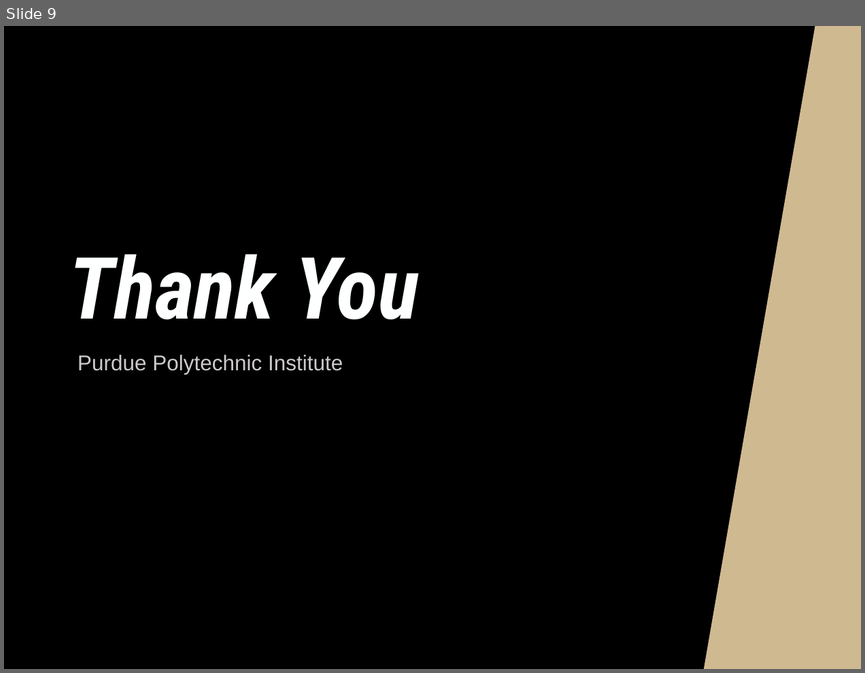
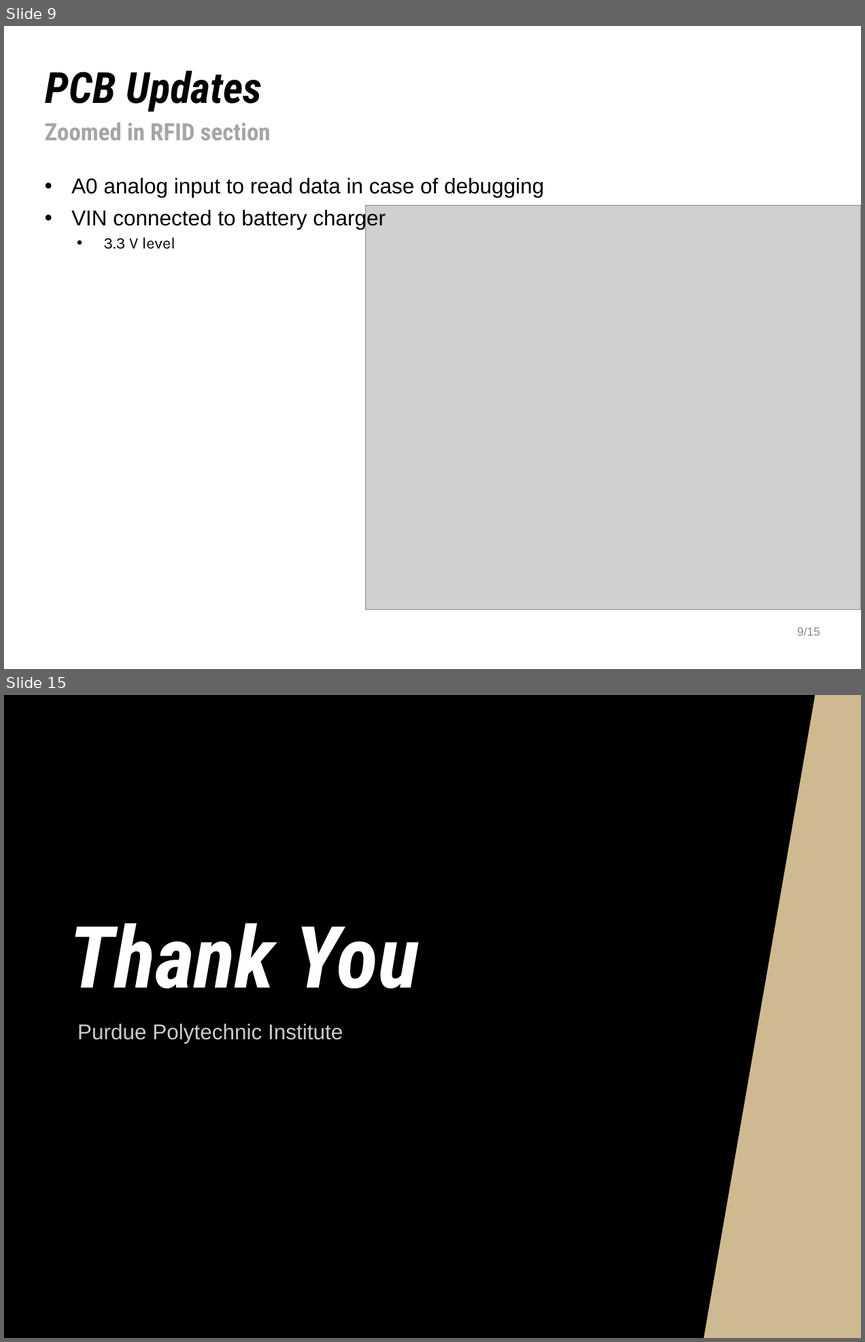
Before and after one commit to NHuang58/Biomedical_Device_PCB, a slide deck: Documentation/Slides/Week_32.pptx. Shown one above the other, each under a label of ours: slide 9 before the commit, slides 9 and 15 after it; the slides between them are not shown. The pictures are 865x673 and 865x1342 pixels, drawn with LibreOffice and Linux fonts; fonts in the diff are those of the drawing; grey boxes stand for pictures; background and template pictures are left out. Boxes give left, top, right and bottom in pixels: in the first picture for what was removed or moved away, otherwise in the second. Text is boxed around its words. In the diff, an @@ line names an element or a change of style, - is before the commit and + after.

```diff
--- a/Documentation/Slides/Week_32.pptx
+++ b/Documentation/Slides/Week_32.pptx
@@ slide 9 added at (4,26,861,669), background #FEFFFF @@
@@ title added at (45,70,262,112), 36 pt, text #000000, bold, italic @@
+PCB Updates
@@ text added at (45,123,271,140), 20 pt, text #A6A6A6, bold @@
+Zoomed in RFID section
@@ text added at (71,178,544,249), 18 pt, text #000000 @@
+• A0 analog input to read data in case of debugging
+• VIN connected to battery charger
+  • 3.3 V level
@@ picture added at (366,205,861,609) @@
@@ text added at (797,626,820,635), 10 pt, text #8C8C8C @@
+9/15
@@ what was slide 9 is now slide 15 @@
```
Also in this commit, not shown: 3 slides changed, 10 other slides added, 5 slides removed, 16 other files.
